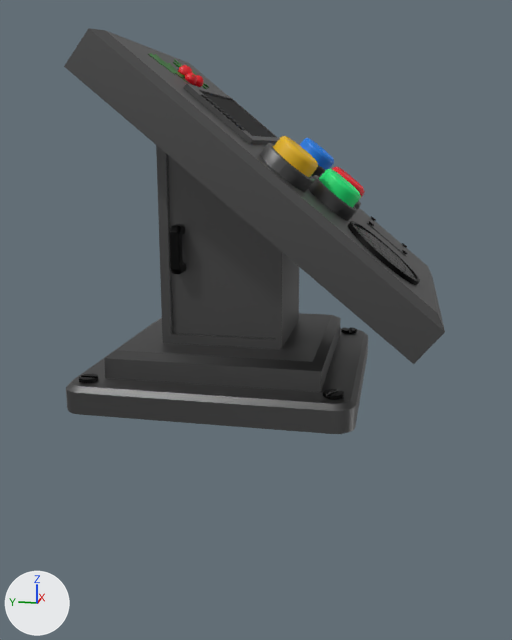
The glTF model Models/Buttons table.glb as it was, and as the next commit left it.
One viewpoint serves both versions: a 50 mm lens placed at (-2.284, -0.187, 0.742), pointed at (-0.019, 0.266, 0.175). Arrows for +X, +Y and +Z are at lower left; the lights stay in place. Where no turn or scale is listed for an object, it has been applied to the vertices. Vertices at the same position are counted once.

Objects in the first picture: 'SM_Button2', 'SM_Button3', 'Sm_ButtonConsole'.
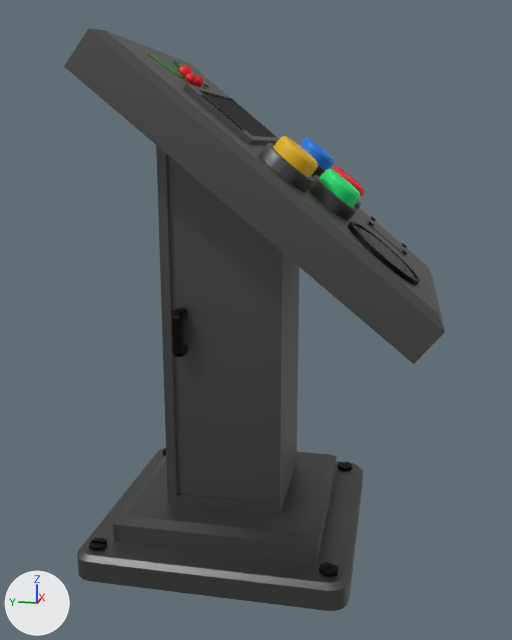
The newer file is also turned or shifted as a whole; pictures and numbers use the older file's frame.

The edits, one by one:
me_cube is used by ob_sm_buttonconsole; location (0.0, 0.344, -0.036).
me_cube had 3428 vertices, 6740 faces and spanned x -0.437..0.437, y -0.664..0.437, z 0.0..1.077.
me_cube now has 3428 vertices, 6740 faces and spans x -0.437..0.437, y -0.664..0.437, z -0.562..1.077.
me_cube part 1: the loose piece of 57 vertices spanning x 0.337..0.395, y -0.393..-0.335, z 0.047..0.097 is moved by (0.0, 0.0, -0.562).
me_cube part 2: the loose piece of 57 vertices spanning x -0.399..-0.339, y 0.341..0.401, z 0.047..0.097 is moved by (0.0, 0.0, -0.562).
me_cube part 3: the loose piece of 57 vertices spanning x -0.393..-0.335, y -0.401..-0.343, z 0.047..0.097 is moved by (0.0, 0.0, -0.562).
me_cube part 4: the loose piece of 142 vertices spanning x -0.239..-0.171, y 0.113..0.148, z 0.394..0.543 is moved by (0.0, 0.0, -0.265).
me_cube part 5: 92 of the vertices in x -0.437..0.437, y -0.437..0.437, z 0.0..0.194 are moved by (0.0, 0.0, -0.562).

Changed parts and their boxes (x1, y1, x2, y2) in the pictures (512 x 640 px; the box of a moved part takes in the faces that stretch with it):
'Sm_ButtonConsole', reshaped (43% taller)
    before: (64, 28, 445, 434)
    after: (64, 28, 445, 611)
part 1 of me_cube, moved or reshaped
    before: (341, 327, 357, 334)
    after: (337, 462, 352, 470)
part 2 of me_cube, moved or reshaped
    before: (79, 374, 98, 383)
    after: (89, 538, 107, 551)
part 3 of me_cube, moved or reshaped
    before: (323, 389, 344, 399)
    after: (319, 562, 339, 577)
part 4 of me_cube, moved or reshaped
    before: (169, 224, 186, 274)
    after: (172, 308, 188, 357)
part 5 of me_cube, moved or reshaped
    before: (66, 222, 368, 434)
    after: (77, 222, 363, 611)
